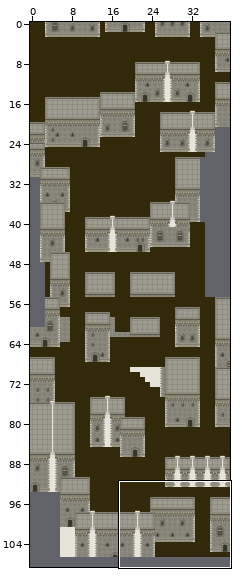
Two states of a Tiled map, resources/maps/level2.tmx. The picture above shows the old version from afar; the outline marks the close-up.
Close-up. Earlier state:
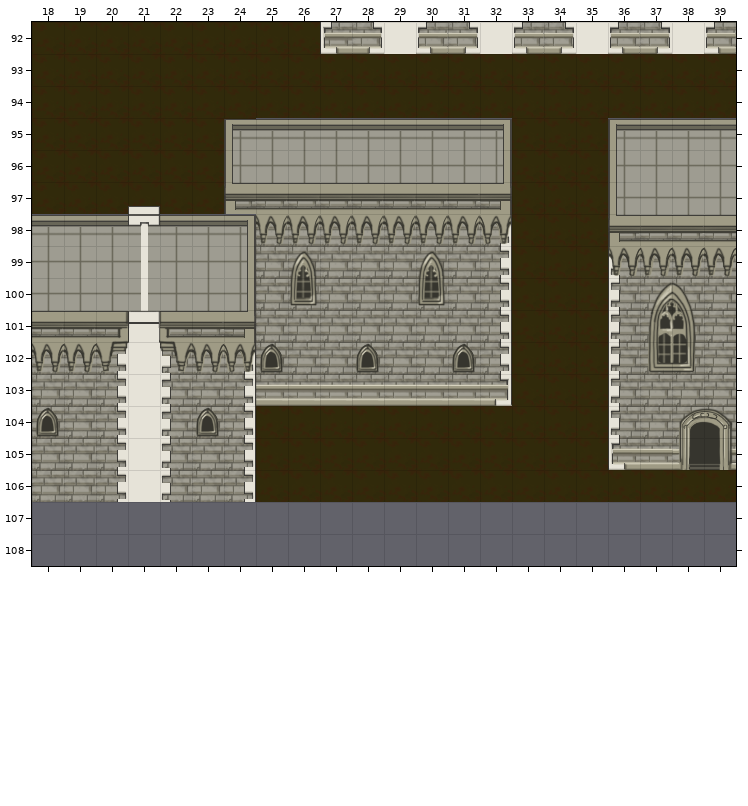
Cells are 32x32 px. Shown: x 18..39, y 92..108. The commit also changed other parts of the map, which this record leaves out.
Now the later version:
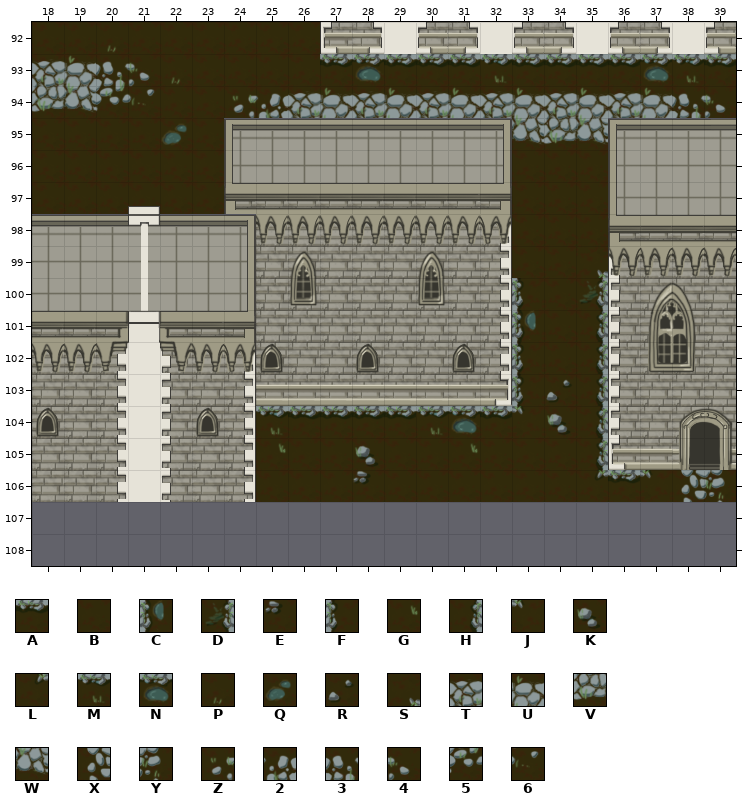
Key: from "Environment": A 6, B 8, C 25, D 27, E 46, F 65, G 86, H 87, J 105, K 106, L 107, M 121, N 122, P 127, Q 144, R 145, S 147, T 203, U 204, V 223, W 224, X 240, Y 241, Z 263, 2 264, 3 265, 4 266, 5 285, 6 286.
_ is an empty cell.
Diff:
Layer "Tile Layer 1":
y 92: x 20 B -> P
y 93: x 18..22 BBBBB -> TU34P; x 27..39 BBBBBBBBBBBBB -> ANAAAMAAAANMA
y 94: x 18..21 BBBB -> VW56; x 24..39 BBBBBBBBBBBBBBBB -> Z2TUTUTUTUTUTU34
y 95: x 22 B -> Q; x 24 B -> _; x 33..35 BBB -> WVW
y 99: x 35 B -> S
y 100: x 33 B -> F; x 35 B -> D
y 101: x 33 B -> C; x 35 B -> H
y 102: x 33 B -> F; x 35 B -> H
y 103: x 33..35 BBB -> FRH
y 104: x 25..35 BBBBBBBBBBB -> MAAAAMNAJKH
y 105: x 25 B -> G; x 28 B -> K; x 31 B -> G; x 35 B -> H
y 106: x 28 B -> E; x 35..39 BBBBB -> LAJXY
